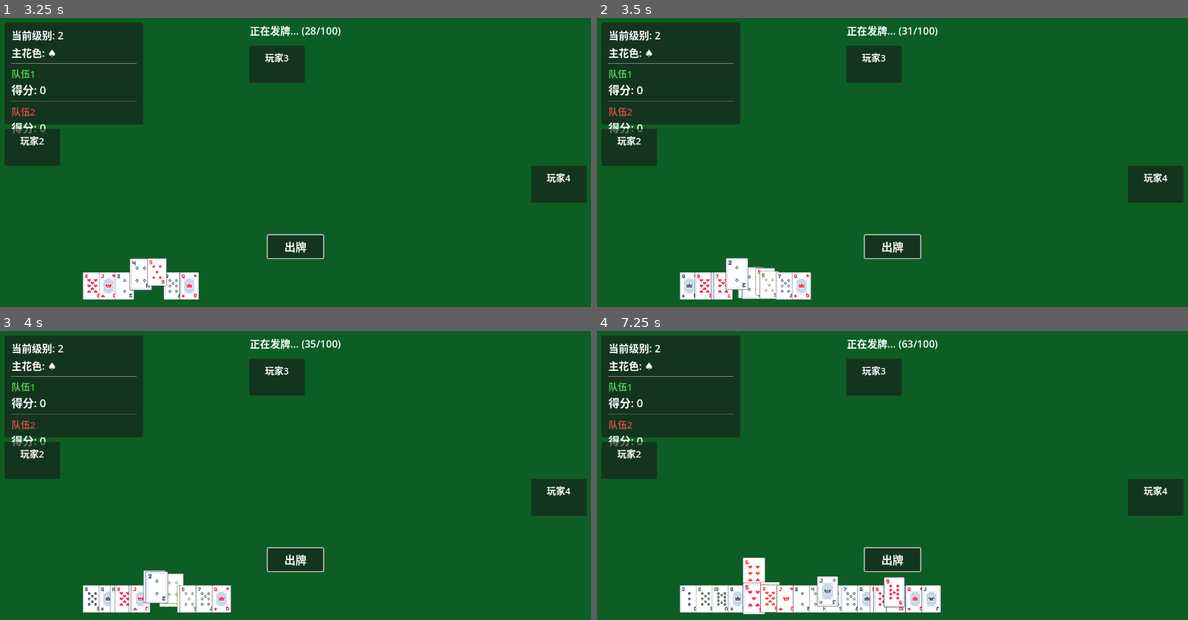
Above: before the commit, frames 1-4 (two rows, left to right).
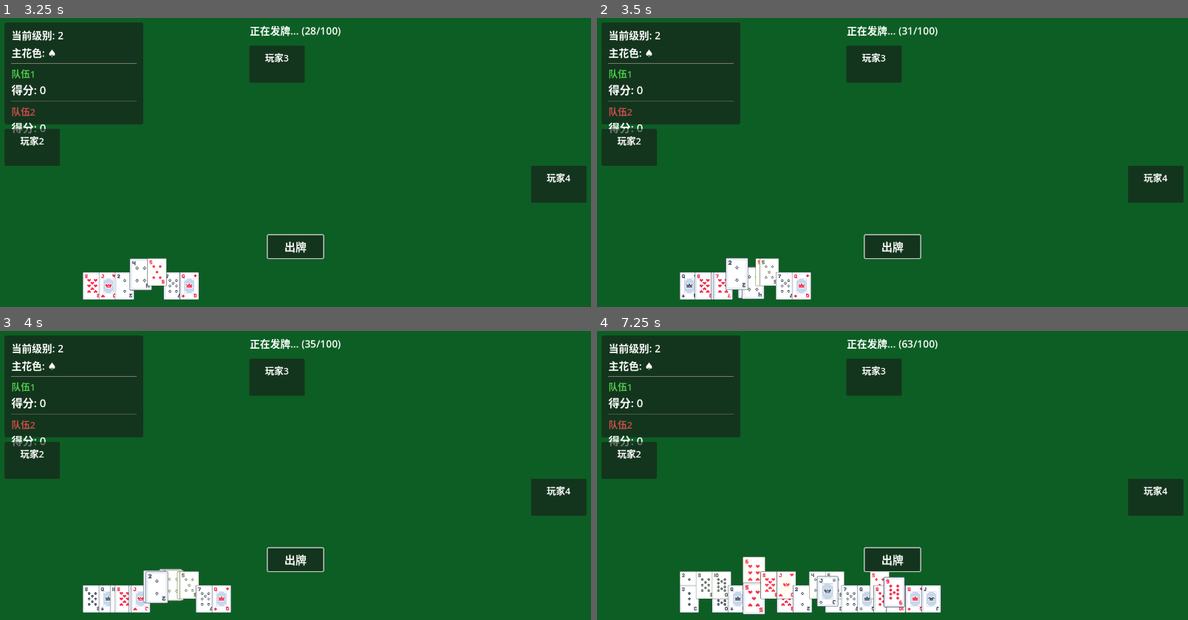
Above: after the commit, the same moments.

Repository: Eda-1121/Video-game-development
Game: Godot game, scene res://scenes/main.tscn
Same seed, same stepped clock (60 frames per second), same inputs: the game is played once before the commit and once after it.
Inputs (mouse positions are in pixels of both pictures, inside the frame that each line leads up to):
- Up to frame 1 (3.25 s): click "出牌" at 0.5 s; click "出牌" at 1.25 s; click "出牌" at 2 s; tap Enter at 2.75 s; move the mouse to (135, 286) at 2.77 s; click (135, 286) at 2.92 s
- Up to frame 2 (3.5 s): no input
- Up to frame 3 (4 s): move the mouse to (147, 596) at 3.52 s; click (147, 596) at 3.67 s
- Up to frame 4 (7.25 s): move the mouse to (732, 599) at 4.27 s; click (732, 599) at 4.42 s; move the mouse to (685, 599) at 5.02 s; click (685, 599) at 5.17 s; move the mouse to (697, 599) at 5.77 s; click (697, 599) at 5.92 s; move the mouse to (750, 599) at 6.52 s; click (750, 599) at 6.67 s

Frame 1 is identical in both runs. In frame 2, 0.3% of the frame differs, in the area x 26-31%, y 83-98%; in frame 3, 0.5%; in frame 4, 1.7%, in the area x 14-50%, y 78-98%.

Commit message:
修复选中卡牌的位置bug
问题：选中卡牌后，如果手牌重新排列，original_position会被错误更新，
导致取消选中时卡牌位置错误。

解决方案：
- 在card.gd中添加move_to_with_base方法
  - 接受base_position（用于original_position）
  - 和actual_position（实际移动位置）两个参数
- 修改player.gd的update_hand_display方法
  - 检测卡牌是否已选中
  - 对选中的卡牌使用move_to_with_base，保存正确的base_position
  - 对未选中的卡牌继续使用move_to
- 确保original_position始终保存未选中状态下的基础位置

现在选中卡牌后重新排列手牌，位置不会错乱了

🤖 Generated with [Claude Code](https://claude.com/claude-code)

Co-Authored-By: Claude <noreply@anthropic.com>

Diff:
--- a/扑克牌游戏-升级/scripts/card.gd
+++ b/扑克牌游戏-升级/scripts/card.gd
@@ -231,6 +231,21 @@
 	)
 	return tween
 
+func move_to_with_base(base_position: Vector2, actual_position: Vector2, duration: float = 0.5, ease_type = Tween.EASE_IN_OUT):
+	"""
+	移动卡牌到actual_position，但保存base_position作为original_position
+	用于处理选中状态的卡牌移动
+	"""
+	var tween = create_tween()
+	tween.set_ease(ease_type)
+	tween.set_trans(Tween.TRANS_QUAD)
+	tween.tween_property(self, "position", actual_position, duration)
+	tween.tween_callback(func():
+		original_position = base_position  # 保存基础位置，不是实际位置
+		move_completed.emit(self)
+	)
+	return tween
+
 # ============================================
 # 悬浮效果
 # ============================================
--- a/扑克牌游戏-升级/scripts/player.gd
+++ b/扑克牌游戏-升级/scripts/player.gd
@@ -124,10 +124,22 @@
 		var card = hand[i]
 		var target_pos = Vector2(i * card_spacing, 0)
 
+		# 保存选中状态
+		var was_selected = card.is_selected
+
 		if animate:
-			card.move_to(target_pos, 0.3)
-		else:
-			card.position = target_pos
+			# 如果卡牌被选中，移动到偏移后的位置
+			if was_selected:
+				var offset_pos = Vector2(target_pos.x, target_pos.y - 30)  # SELECTED_HEIGHT = 30
+				card.move_to_with_base(target_pos, offset_pos, 0.3)
+			else:
+				card.move_to(target_pos, 0.3)
+		else:
+			card.original_position = target_pos
+			if was_selected:
+				card.position = Vector2(target_pos.x, target_pos.y - 30)
+			else:
+				card.position = target_pos
 
 		card.z_index = i
 
